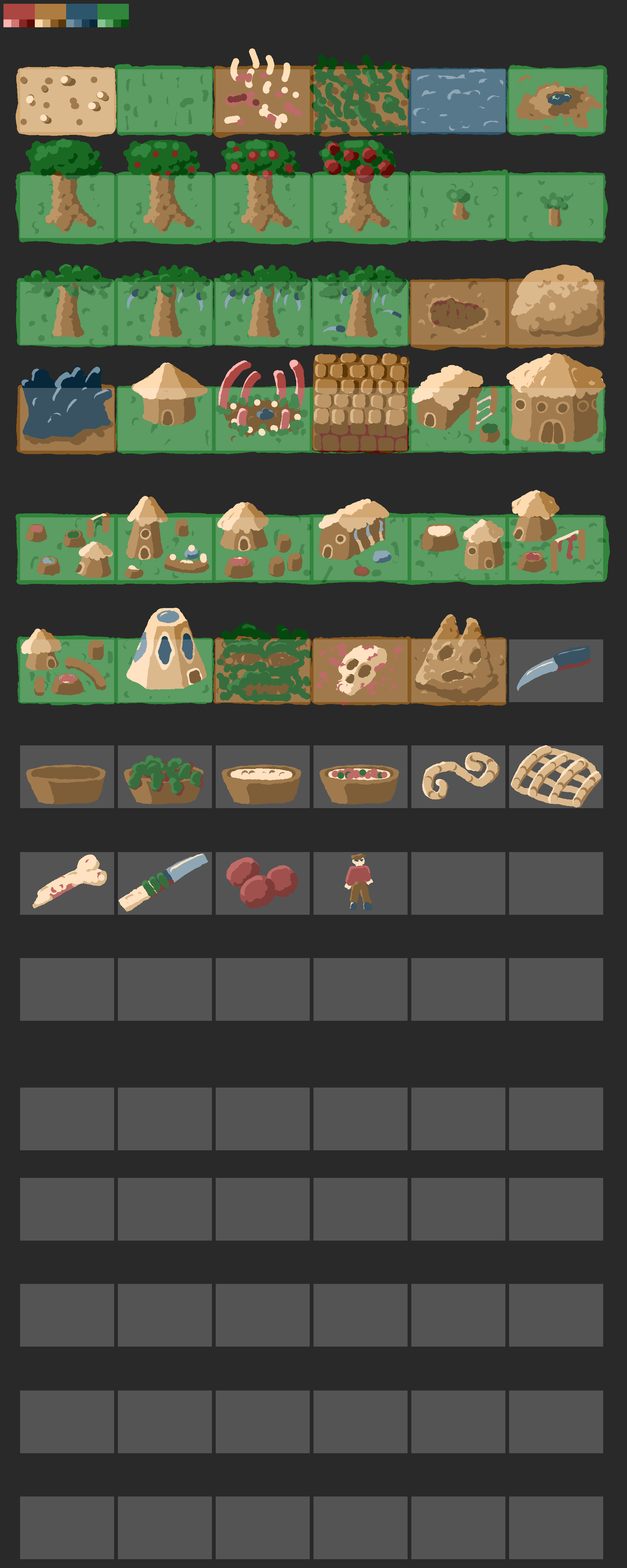
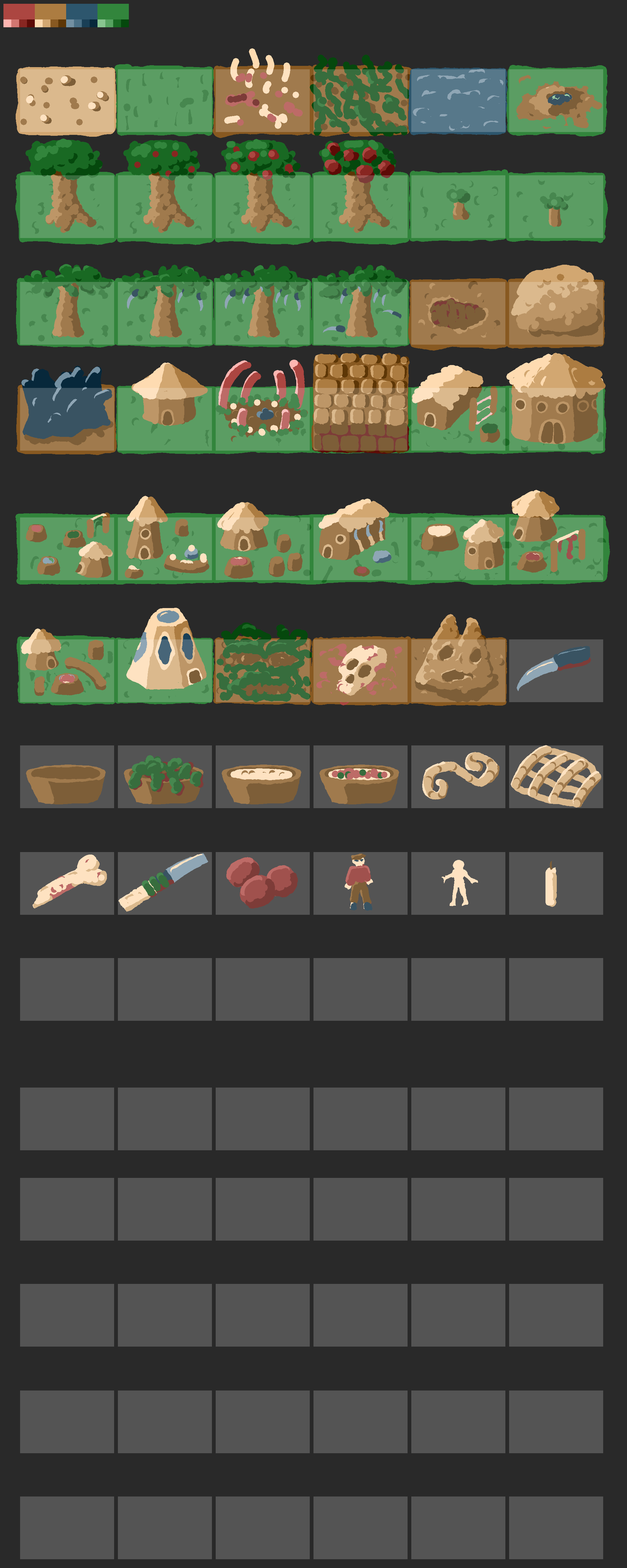
Two versions of the same layered image (627×1568). Layer-by-layer changes:
painted on "Layer" over [441, 859, 557, 907]
